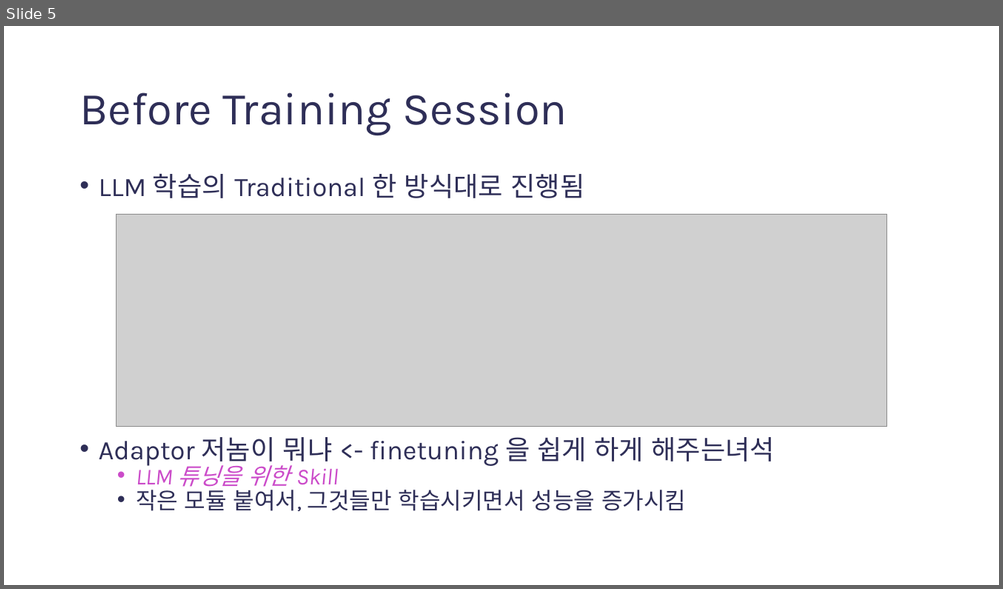
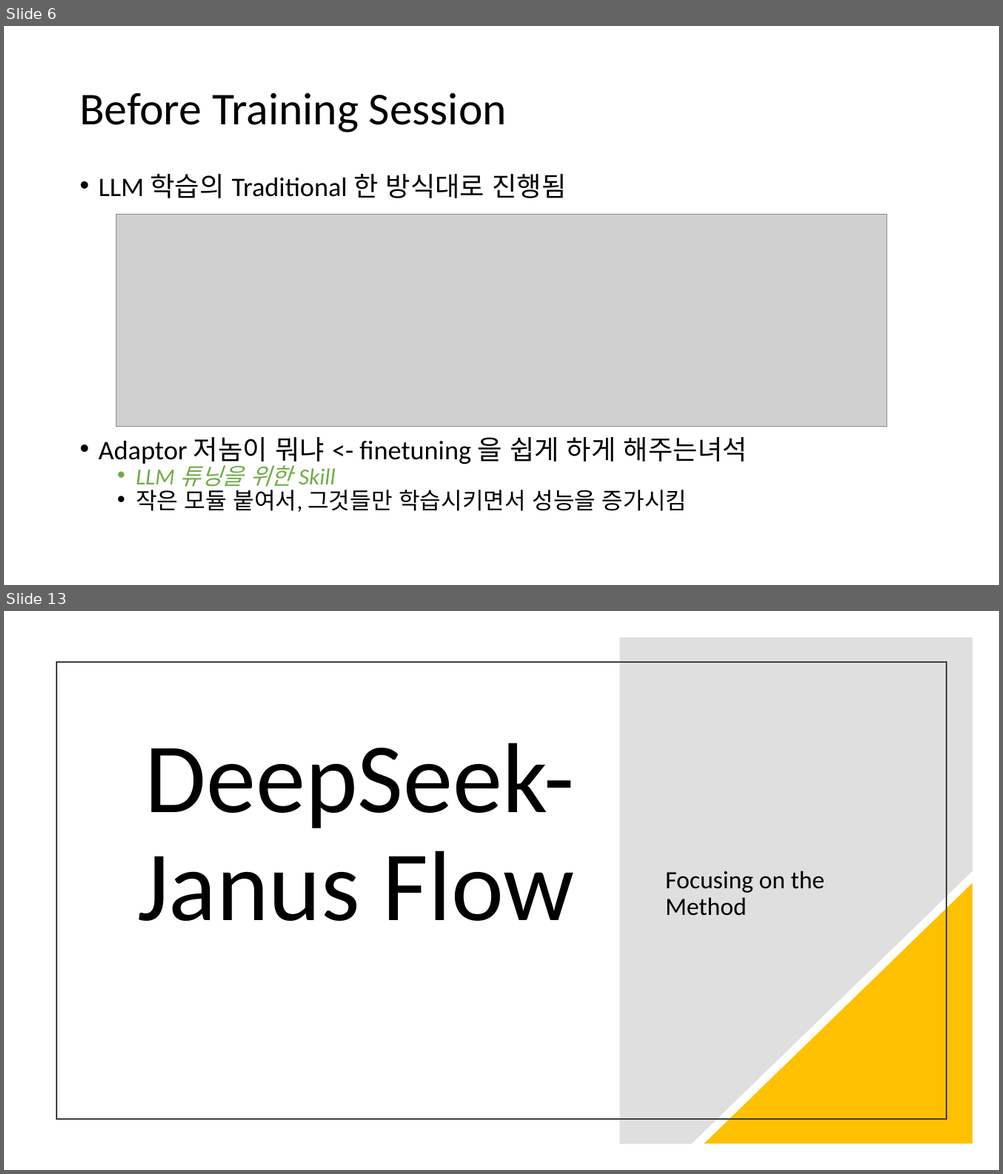
Before and after one commit to gggg8657/study, a slide deck: Studying must go on/Presentation1.pptx. Shown one above the other, each under a label of ours: slide 5 before the commit, slides 6 and 13 after it; the slides between them are not shown. The pictures are 1003x589 and 1003x1174 pixels, drawn with LibreOffice and Linux fonts; fonts in the diff are those of the drawing; grey boxes stand for pictures. Boxes give left, top, right and bottom in pixels: in the first picture for what was removed or moved away, otherwise in the second. Text is boxed around its words. In the diff, an @@ line names an element or a change of style, - is before the commit and + after.

```diff
--- a/Studying must go on/Presentation1.pptx
+++ b/Studying must go on/Presentation1.pptx
@@ slide 13 added at (4, 611, 999, 1170), background #FFFFFF @@
@@ freeform shape added at (620, 637, 973, 1144), fill #808080 at 25% opacity @@
@@ rectangle added at (57, 662, 946, 1119), outline #404040 1.5 pt @@
@@ title added at (137, 743, 575, 921), 96 pt, text #000000 @@
+DeepSeek-Janus Flow
@@ subtitle added at (665, 871, 825, 916), 24 pt, text #000000 @@
+Focusing on the Method
@@ right triangle added at (704, 883, 973, 1145), fill #FFC000 @@
@@ what was slide 5 is now slide 6 @@
@@ slide 6 changed as well @@
@@ title "Before Training Session" at (79, 93, 506, 133): font Karla to Calibri, text colour #2E2E57 to #000000 @@
@@ text "LLM 학습의 Traditional 한 방식대로 ..." at (99, 174, 747, 512): font Karla to Calibri; text colour #2E2E57 to #000000 in "LLM 학습의 Traditional 한 방식대로 진행됨", "Adaptor 저놈이 뭐냐 <- finetuning 을 쉽게 ...", "작은 모듈 붙여서, 그것들만 학습시키면서 성능을 증가시킴"; text colour #CB4BC9 to #70AD47 in "LLM 튜닝을 위한 Skill" @@
```
Also in this commit, not shown: 4 other slides changed, 12 other slides added, 2 slides removed, 1 other file.
